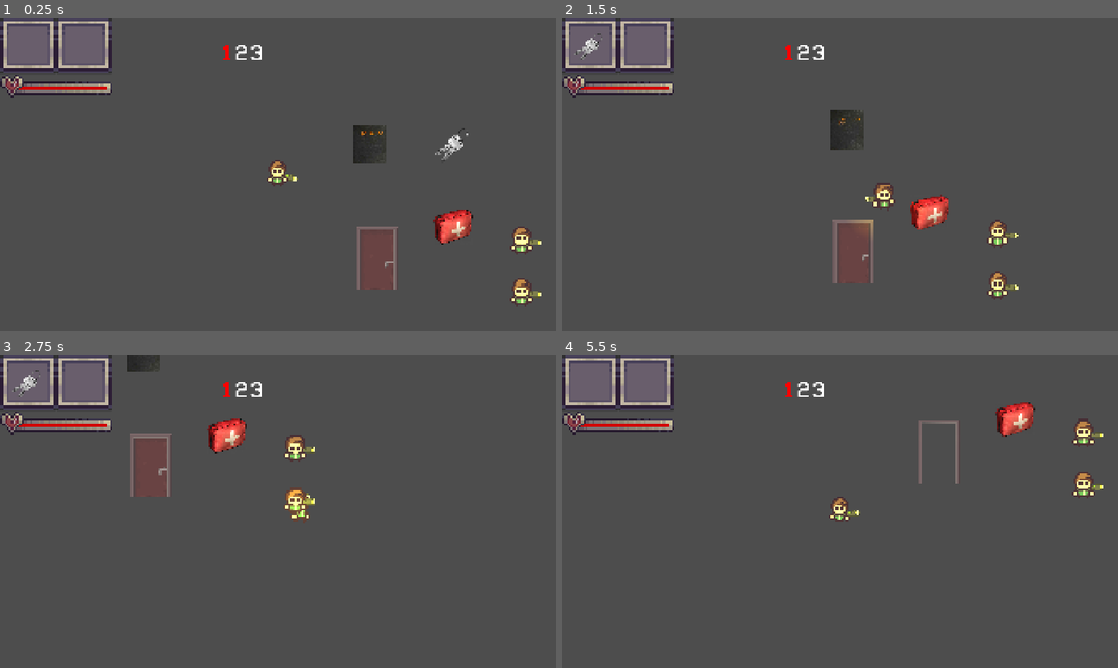
Above: before the commit, frames 1-4 (two rows, left to right).
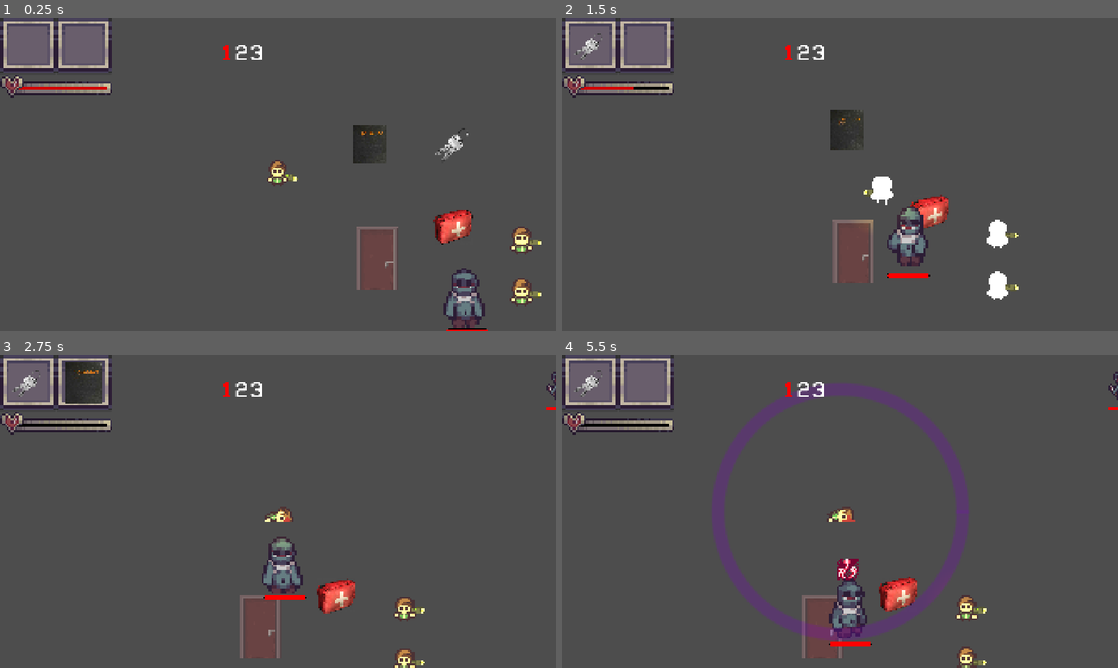
Above: after the commit, the same moments.

Repository: fernandofelxs/ProjetoGameDev
Game: Godot game, scene res://levels/testroom.tscn
Two runs of this game, one before a commit and one after it. Both use one fixed random seed, a clock stepped at 60 frames per second and the inputs below. This scene is started directly instead of the project's main scene.
Inputs (mouse positions are in pixels of both pictures, inside the frame that each line leads up to):
- Up to frame 1 (0.25 s): no input
- Up to frame 2 (1.5 s): move the mouse to (962, 158) at 0.52 s; hold Right (ui_right) 0.53-1.28 s; tap Space (attack) at 0.6 s; tap E (interact) at 0.8, 1.35 s; move the mouse to (728, 190) at 1.27 s; hold Down (ui_down) from 1.28 s (still down)
- Up to frame 3 (2.75 s): tap Space (attack) at 1.55, 2.1 s; move the mouse to (333, 442) at 2.02 s; release Down (ui_down) at 2.03 s; hold Right (ui_right) from 2.03 s (still down); tap E (interact) at 2.3 s
- Up to frame 4 (5.5 s): move the mouse to (812, 574) at 2.77 s; release Right (ui_right) at 2.78 s; hold Up (ui_up) 2.78-3.53 s; click (812, 574) at 2.85 s; tap Space (attack) at 3.05, 4.55 s; move the mouse to (1006, 558) at 3.52 s; hold Left (ui_left) 3.53-5.03 s; tap E (interact) at 3.6, 5.3 s; move the mouse to (673, 464) at 4.27 s; tap 1 (special_1) at 4.35 s; move the mouse to (867, 511) at 5.02 s; hold Down (ui_down) from 5.03 s (still down); hold 2 (special_2) from 5.03 s (still down)

The runs differ from the first frame. In frame 1, 0.9% of the frame differs, in the area x 79-88%, y 80-100%; in frame 2, 1.9%; in frame 3, 7.1%; in frame 4, 9.7%, in the area x 2-100%, y 4-100%.

Commit message:
arrumar erros e adicionar inimigo forte

Diff:
--- a/levels/pong.tscn
+++ b/levels/pong.tscn
@@ -1,12 +1,12 @@
-[gd_scene load_steps=14 format=3 uid="uid://dss1ywedevgpg"]
+[gd_scene load_steps=15 format=3 uid="uid://dss1ywedevgpg"]
 
-[ext_resource type="Texture2D" uid="uid://dxh60k4s646kv" path="res://assets/background/PongBgImage.jpg" id="1_0u5b8"]
 [ext_resource type="PackedScene" uid="uid://r5737pf6ogiv" path="res://scenes/player/player.tscn" id="2_0m1ty"]
 [ext_resource type="Script" uid="uid://dx1r67mwuyw3m" path="res://scripts/pong.gd" id="2_dnnam"]
 [ext_resource type="Script" uid="uid://du7fa7thbugkt" path="res://scripts/pong_bar.gd" id="4_1ym5j"]
 [ext_resource type="Script" uid="uid://drdi7ib282431" path="res://scripts/ball.gd" id="4_3ir3i"]
 [ext_resource type="PackedScene" uid="uid://duldf1jvdp4ai" path="res://scenes/boss/boss.tscn" id="6_1ym5j"]
 [ext_resource type="PackedScene" uid="uid://dj5jaa1nygm4n" path="res://scenes/transition/transition.tscn" id="7_58hqk"]
+[ext_resource type="Texture2D" uid="uid://dxh60k4s646kv" path="res://assets/sprites/background/PongBgImage.jpg" id="7_ip8pf"]
 
 [sub_resource type="RectangleShape2D" id="RectangleShape2D_0m1ty"]
 size = Vector2(41, 200)
@@ -167,6 +167,13 @@
 [node name="Transition" parent="." instance=ExtResource("7_58hqk")]
 visible = false
 
+[node name="TextureRect" type="TextureRect" parent="."]
+z_index = -100
+offset_left = -24.0
+offset_right = 1936.0
+offset_bottom = 1080.0
+texture = ExtResource("7_ip8pf")
+
 [connection signal="body_entered" from="Borders/Left" to="." method="_on_left_body_entered"]
 [connection signal="body_entered" from="Borders/Right" to="." method="_on_right_body_entered"]
 [connection signal="timeout" from="BallTimer" to="." method="_on_ball_timer_timeout"]
--- a/levels/room307.tscn
+++ b/levels/room307.tscn
@@ -16,7 +16,7 @@
 [ext_resource type="PackedScene" uid="uid://g7rl5drr1tqh" path="res://scenes/enemy2/Enemy2.tscn" id="15_ye4hj"]
 [ext_resource type="PackedScene" uid="uid://qmbh7eaq4ldl" path="res://scenes/ui/game_ui.tscn" id="16_4spnr"]
 [ext_resource type="PackedScene" uid="uid://dj5jaa1nygm4n" path="res://scenes/transition/transition.tscn" id="16_pfeey"]
-[ext_resource type="Script" uid="uid://blkse4gsh1x0u" path="res://levels/enemy_spawn_area.gd" id="17_2253x"]
+[ext_resource type="Script" uid="uid://blkse4gsh1x0u" path="res://scripts/enemy_spawn_area.gd" id="17_2253x"]
 
 [sub_resource type="TileMapPattern" id="TileMapPattern_v6ury"]
 tile_data = PackedInt32Array(0, 5, 3, 65536, 5, 4, 131072, 5, 5, 1, 65541, 3, 65537, 65541, 4, 131073, 65541, 5, 2, 131077, 3, 65538, 131077, 4, 131074, 131077, 5)
--- a/levels/testroom.tscn
+++ b/levels/testroom.tscn
@@ -10,6 +10,7 @@
 [ext_resource type="Resource" uid="uid://5lse6624ely4" path="res://inventory/items/Medkit.tres" id="8_aihjh"]
 [ext_resource type="PackedScene" uid="uid://bsnhgepw3o6it" path="res://scenes/door/door.tscn" id="9_j5n7w"]
 [ext_resource type="PackedScene" uid="uid://g7rl5drr1tqh" path="res://scenes/enemy2/Enemy2.tscn" id="10_pl7ti"]
+[ext_resource type="PackedScene" uid="uid://fvrxq7agcjyq" path="res://scenes/enemy3/Enemy3.tscn" id="11_p2i7p"]
 
 [sub_resource type="NavigationPolygon" id="NavigationPolygon_dvo5g"]
 vertices = PackedVector2Array(82.3438, 28.4766, 33.5625, 64.6484, -24.2578, -23.7266, 46.6016, -56.1094, 129.508, -21.0391, 106.156, -90.6875, 163.25, -84.1406, 217.289, -71.3594, 301.953, 31.4688, 279.398, 63.2031, 188.242, 49.6719, 299.992, -44.75, 316.211, -13.1016)
@@ -34,9 +35,8 @@
 [node name="Player3" parent="." instance=ExtResource("1_dvo5g")]
 position = Vector2(488, 144)
 
-[node name="Enemy1" parent="." node_paths=PackedStringArray("player") instance=ExtResource("2_xndyt")]
+[node name="Enemy1" parent="." instance=ExtResource("2_xndyt")]
 position = Vector2(103, -59)
-player = NodePath("../Player")
 
 [node name="NavigationRegion2D" type="NavigationRegion2D" parent="."]
 position = Vector2(73, -56)
@@ -67,3 +67,7 @@
 
 [node name="Enemy2" parent="." instance=ExtResource("10_pl7ti")]
 position = Vector2(576, -16)
+
+[node name="Enemy3" parent="." instance=ExtResource("11_p2i7p")]
+position = Vector2(449, 146)
+scale = Vector2(1.5, 1.5)
--- a/scenes/enemy3/Enemy3.tscn
+++ b/scenes/enemy3/Enemy3.tscn
@@ -1,6 +1,6 @@
-[gd_scene load_steps=41 format=3 uid="uid://fvrxq7agcjyq"]
-
-[ext_resource type="Script" uid="uid://d12ku13tveb1x" path="res://scripts/basic_enemy.gd" id="1_y8s0h"]
+[gd_scene load_steps=42 format=3 uid="uid://fvrxq7agcjyq"]
+
+[ext_resource type="Script" uid="uid://dkwhdqg5yfgyc" path="res://scripts/strong_enemy.gd" id="1_6gthi"]
 [ext_resource type="Shader" uid="uid://yiduyptlkibx" path="res://shaders/hit.gdshader" id="2_1kh0a"]
 [ext_resource type="Texture2D" uid="uid://cwirwgka8kywf" path="res://assets/sprites/enemy/Zombie_Axe_Down_Idle-Sheet6.png" id="3_462tq"]
 [ext_resource type="Texture2D" uid="uid://b8mtcjbomx0bv" path="res://assets/sprites/enemy/Zombie_Big_Side_Second-Death-Sheet8.png" id="4_462tq"]
@@ -17,6 +17,7 @@
 [ext_resource type="Texture2D" uid="uid://drnh1ll4y5jh" path="res://assets/sprites/enemy/Zombie_Big_Up_Second-Attack-Sheet15.png" id="14_6gthi"]
 [ext_resource type="Texture2D" uid="uid://bh7f8gmwtqkee" path="res://assets/sprites/enemy/Zombie_Big_Down_Second-Attack-Sheet15.png" id="15_6gthi"]
 [ext_resource type="Texture2D" uid="uid://sqdcdfx2mrek" path="res://assets/sprites/enemy/Zombie_Big_Side_Second-Attack-Sheet15.png" id="16_6qeh7"]
+[ext_resource type="PackedScene" uid="uid://boh3e248q1tb0" path="res://scenes/ui/status_icons.tscn" id="18_6qeh7"]
 
 [sub_resource type="ShaderMaterial" id="ShaderMaterial_gvnfh"]
 shader = ExtResource("2_1kh0a")
@@ -864,7 +865,7 @@
 [node name="Enemy3" type="CharacterBody2D"]
 collision_layer = 2
 collision_mask = 12
-script = ExtResource("1_y8s0h")
+script = ExtResource("1_6gthi")
 
 [node name="Sprite2D" type="Sprite2D" parent="."]
 material = SubResource("ShaderMaterial_gvnfh")
@@ -904,6 +905,10 @@
 position = Vector2(1, -1.5)
 shape = SubResource("RectangleShape2D_gvnfh")
 
+[node name="StatusIcons" parent="." instance=ExtResource("18_6qeh7")]
+position = Vector2(-4, -20)
+scale = Vector2(0.13, 0.13)
+
 [connection signal="animation_finished" from="AnimationPlayer" to="." method="_on_animation_player_animation_finished"]
 [connection signal="body_entered" from="Area2D" to="." method="_on_area_2d_body_entered"]
 [connection signal="body_exited" from="Area2D" to="." method="_on_area_2d_body_exited"]
--- /dev/null
+++ b/scripts/strong_enemy.gd
@@ -0,0 +1,178 @@
+class_name StrongEnemy extends CharacterBody2D
+@export var target: Player
+var cardinal_direction: Vector2 = Vector2.DOWN
+var direction: Vector2 = Vector2.ZERO
+@onready var sprite: Sprite2D = $Sprite2D
+@onready var collision_shape: CollisionShape2D = $CollisionShape2D
+@onready var animation: AnimationPlayer = $AnimationPlayer
+@onready var hit_animation: AnimationPlayer = $HitAnimation
+@onready var health_bar: HealthBar = $HealthBar
+@onready var hit_area: Area2D = $HitArea
+
+enum EnemyState {
+	IDLE,
+	RUN,
+}
+
+var speed: int = 40
+var state: EnemyState = EnemyState.IDLE
+var hp: int = 100
+var knockback: Vector2 = Vector2.ZERO
+var knockback_timer: float = 0.0
+@export var knockback_force : float = 150.0
+@export var knockback_duration: float = 0.2
+# Fear aplicado pelo livro de cálculo
+@export var fear_speed_multiplier := 1.5
+var is_feared := false
+var fear_timer := 0.0
+@onready var attack_end_timer: Timer = Timer.new()
+@export var attack_recover_time := 0.15
+
+func _ready() -> void:
+	add_to_group("enemies")
+	attack_end_timer.one_shot = true
+	attack_end_timer.wait_time = attack_recover_time
+	attack_end_timer.timeout.connect(_on_attack_recover_timeout)
+	add_child(attack_end_timer)
+	animation.animation_finished.connect(_on_animation_finished)
+
+func _physics_process(delta: float) -> void:
+	if is_feared:
+		fear_timer -= delta
+		if fear_timer <= 0.0:
+			$StatusIcons.remove_status("fear")
+			is_feared = false
+		elif target:
+			var away_dir := (global_position - target.global_position).normalized()
+			direction = away_dir
+			velocity = away_dir * speed * fear_speed_multiplier
+			move_and_slide()
+			return
+
+	if target and target.is_in_group("player"):
+		direction = (target.global_position - global_position).normalized()
+		velocity = direction * speed
+	else:
+		velocity = Vector2.ZERO
+		direction = Vector2.ZERO
+	if knockback_timer > 0.0:
+		move_and_knockback(delta)
+	if hp > 0:
+		move_and_slide()
+
+func _process(_delta: float) -> void:
+	if update_direction() or update_state():
+		update_animation()
+
+func update_state() -> bool:
+	var new_state : EnemyState = EnemyState.IDLE if direction == Vector2.ZERO else EnemyState.RUN
+	if is_feared:
+		new_state = EnemyState.RUN
+	if new_state == state:
+		return false
+
+	state = new_state
+	return true
+
+func update_animation() -> void:
+	var animation_state : String = "idle"
+
+	match state:
+		EnemyState.RUN:
+			animation_state = "run"
+
+	animation.play(animation_state + "_" + animation_direction())
+
+func animation_direction() -> String:
+	if cardinal_direction == Vector2.DOWN:
+		return "down"
+	elif cardinal_direction == Vector2.UP:
+		return "up"
+	else:
+		return "side"
+
+func _on_area_2d_body_entered(body: Node2D) -> void:
+	if body.is_in_group("player"):
+		target = body
+
+func _on_area_2d_body_exited(body: Node2D) -> void:
+	if body.is_in_group("player"):
+		target = null
+		direction = Vector2.ZERO
+		velocity = Vector2.ZERO
+
+func update_direction() -> bool:
+	var new_direction : Vector2 = cardinal_direction
+
+	if direction == Vector2.ZERO:
+		return false
+
+	if direction.y == 0:
+		new_direction = Vector2.LEFT if direction.x < 0 else Vector2.RIGHT
+
+	elif direction.x == 0:
+		new_direction = Vector2.UP if direction.y < 0 else Vector2.DOWN
+
+	if new_direction == cardinal_direction:
+		return false
+
+	cardinal_direction = new_direction
+	sprite.scale.x = -1 if cardinal_direction == Vector2.LEFT else 1
+	collision_shape.position.x *= sprite.scale.x
+
+	return true
+
+func apply_damage(damage: int, knockback_direction: Vector2) -> void:
+	hp -= damage
+
+	apply_knockback(
+		knockback_direction,
+		knockback_force,
+		knockback_duration
+	)
+
+	health_bar.update_health(hp)
+
+	if hp <= 0:
+		animation.play("death")
+		hit_area.set_deferred("monitoring", false)
+
+func apply_knockback(specific_direction: Vector2, force: float, duration: float) -> void:
+	knockback = specific_direction * force
+	knockback_timer = duration
+
+func move_and_knockback(delta: float) -> void:
+	velocity = knockback
+	knockback_timer -= delta
+	hit_animation.play("hit_flash")
+
+	if knockback_timer <= 0.0:
+		knockback = Vector2.ZERO
+		velocity = Vector2.ZERO
+		hit_animation.play("no_hit")
+
+func _on_hit_area_body_entered(body: Node2D) -> void:
+	if body.is_in_group("player") and not is_feared:
+		animation.play("attack_1_" + animation_direction())
+		var knockback_direction = (body.global_position - global_position).normalized()
+		body.apply_damage(40, knockback_direction)
+
+func _on_animation_player_animation_finished(anim_name: StringName) -> void:
+	if anim_name == "death":
+		queue_free()
+
+func apply_fear(duration: float) -> void:
+	$StatusIcons.add_status("fear")
+	is_feared = true
+	fear_timer = duration
+
+func _on_animation_finished(anim_name: StringName) -> void:
+	if anim_name == "death":
+		queue_free()
+		return
+
+	if anim_name.begins_with("attack"):
+		attack_end_timer.start()
+
+func _on_attack_recover_timeout() -> void:
+	update_animation()
Not shown: 1 places in levels/testroom.tscn that only renumber resources
Not shown, added: scripts/strong_enemy.gd.uid
